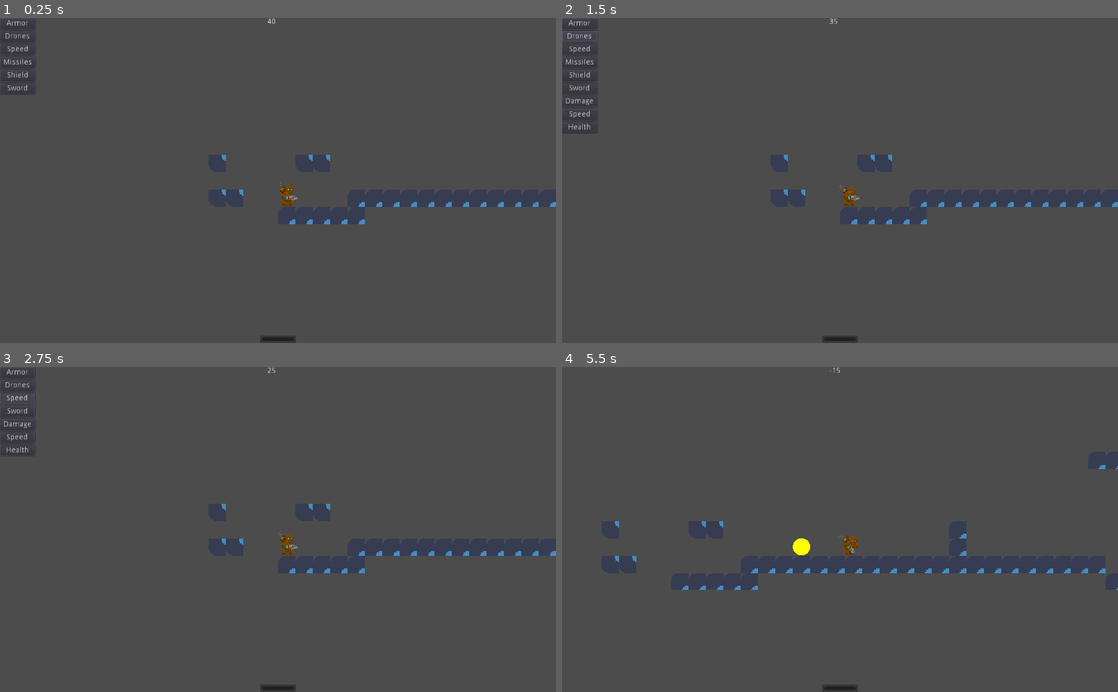
Above: before the commit, frames 1-4 (two rows, left to right).
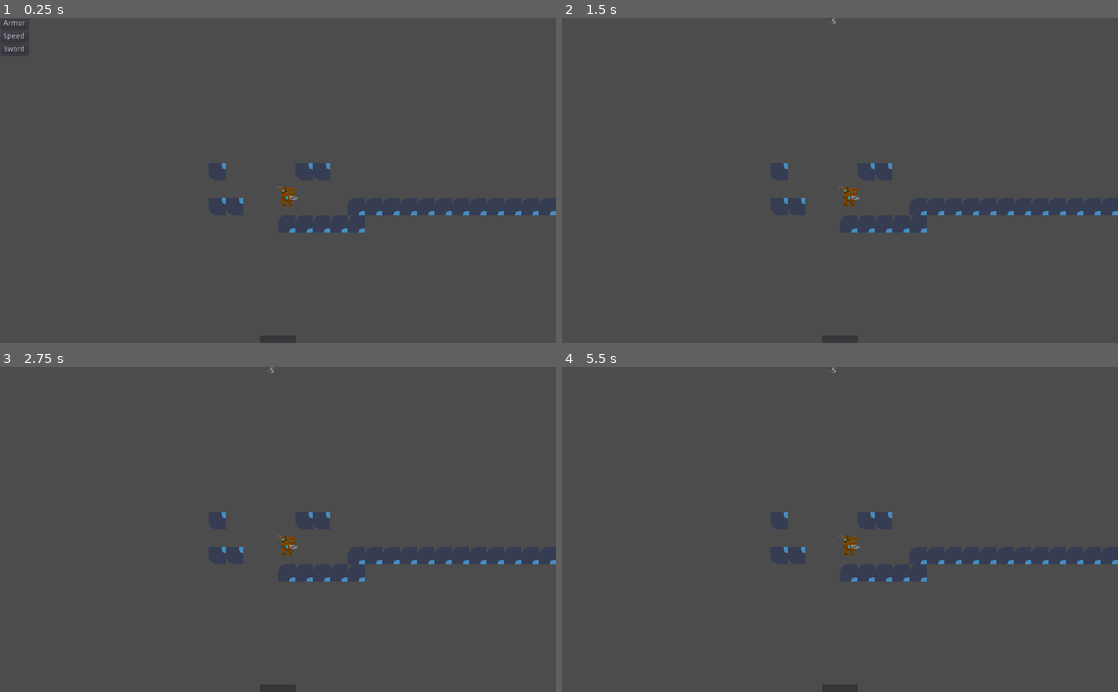
Above: after the commit, the same moments.

Repository: the-alex-g/Gears
Game: Godot game, scene res://Main/Main.tscn
Same seed, same stepped clock (60 frames per second), same inputs: the game is played once before the commit and once after it. The engine's default icon, where the game draws it, is replaced by a stand-in: a white triangle on a blue panel in a dark square.
Inputs (mouse positions are in pixels of both pictures, inside the frame that each line leads up to):
- Up to frame 1 (0.25 s): no input
- Up to frame 2 (1.5 s): click "Armor" at 0.5 s; click (578, 37) at 1.25 s, where only the run before the commit has a clickable "Drones"
- Up to frame 3 (2.75 s): click (16, 399) at 2 s, where only the run before the commit has a clickable "Speed"
- Up to frame 4 (5.5 s): click (578, 412) at 2.75 s, where only the run before the commit has a clickable "Sword"; click (584, 425) at 3.5 s, where only the run before the commit has a clickable "Damage"; tap Enter at 4.25 s; hold D (right) from 4.28 s (still down); tap Q (melee) at 4.35, 5.3 s; tap Space (jump) at 4.52, 5, 5.27 s; tap R (deploy_drones) at 5.1 s

The runs differ from the first frame. In frame 1, 0.9% of the frame differs, in the area x 0-100%, y 0-100%; in frame 2, 1.0%; in frame 3, 0.9%; in frame 4, 0.9%.
Error after the commit: Parse Error: Can't preload resource at path: res://Robot/Drone/Drone.tscn (res://Robot/Robot.gd:76)

Commit message:
Add animations for drone and enemy
Enemy does not seem to be working quite right

Diff:
--- a/project/Enemy/Enemy.gd
+++ b/project/Enemy/Enemy.gd
@@ -14,6 +14,7 @@
 
 onready var _turn_detector = $"%TurnDetector" as RayCast2D
 onready var _player_detection_area_collision = $PlayerDetectionArea/CollisionShape2D as CollisionShape2D
+onready var _center_point = $"%CenterPoint" as Position2D
 
 
 func _ready():
@@ -124,15 +125,11 @@
 
 
 func _update_target_reachable()->void:
-	var intersection := get_world_2d().direct_space_state.intersect_ray(get_global_position(), _target.global_position, [self])
+	var intersection := get_world_2d().direct_space_state.intersect_ray(_center_point.global_position, _target.get_global_position(), [self])
 	if intersection.size() > 0:
 		_is_target_reachable = intersection.collider == _target
 	else:
 		_is_target_reachable = false
-
-
-func _draw()->void:
-	draw_circle(Vector2.ONE * 16, 16, Color.greenyellow)
 
 
 func _on_PlayerDetectionArea_body_entered(body:PhysicsBody2D)->void:
--- a/project/Enemy/Enemy.tscn
+++ b/project/Enemy/Enemy.tscn
@@ -6,7 +6,7 @@
 [ext_resource path="res://Player/Launcher.png" type="Texture" id=4]
 
 [sub_resource type="CircleShape2D" id=1]
-radius = 16.0
+radius = 8.0
 
 [sub_resource type="AtlasTexture" id=17]
 atlas = ExtResource( 3 )
@@ -200,10 +200,10 @@
 } ]
 
 [sub_resource type="RectangleShape2D" id=2]
-extents = Vector2( 16, 16 )
+extents = Vector2( 8, 8 )
 
 [sub_resource type="RectangleShape2D" id=3]
-extents = Vector2( 128, 32 )
+extents = Vector2( 128, 12 )
 
 [node name="Enemy" type="KinematicBody2D"]
 collision_layer = 4
@@ -211,11 +211,16 @@
 script = ExtResource( 1 )
 
 [node name="CollisionShape2D" type="CollisionShape2D" parent="."]
-position = Vector2( 16, 16 )
+position = Vector2( 8, 16 )
 shape = SubResource( 1 )
 
+[node name="CenterPoint" type="Position2D" parent="."]
+unique_name_in_owner = true
+position = Vector2( 8, 16 )
+
 [node name="Body" type="Node2D" parent="."]
 unique_name_in_owner = true
+position = Vector2( 8, 8 )
 
 [node name="LeftArm" type="AnimatedSprite" parent="Body"]
 unique_name_in_owner = true
@@ -241,11 +246,11 @@
 
 [node name="TurnDetector" type="RayCast2D" parent="Body"]
 unique_name_in_owner = true
-position = Vector2( -1, 16 )
+position = Vector2( 9, 9 )
 rotation = 3.14159
 scale = Vector2( 1, -1 )
 enabled = true
-cast_to = Vector2( 0, 17 )
+cast_to = Vector2( 0, 8 )
 
 [node name="AttackArea" type="Area2D" parent="Body"]
 unique_name_in_owner = true
@@ -256,7 +261,7 @@
 monitorable = false
 
 [node name="CollisionPolygon2D" type="CollisionShape2D" parent="Body/AttackArea"]
-position = Vector2( 16, 16 )
+position = Vector2( -16, 8 )
 shape = SubResource( 2 )
 
 [node name="FiringPoint" type="Position2D" parent="Body"]
@@ -267,10 +272,10 @@
 
 [node name="PlayerDetectionArea" type="Area2D" parent="."]
 collision_layer = 0
-collision_mask = 18
+collision_mask = 2
 
 [node name="CollisionShape2D" type="CollisionShape2D" parent="PlayerDetectionArea"]
-position = Vector2( 16, 0 )
+position = Vector2( 8, 12 )
 shape = SubResource( 3 )
 
 [node name="MeleeCooldownTimer" type="Timer" parent="."]
--- a/project/Main/Main.tscn
+++ b/project/Main/Main.tscn
@@ -40,7 +40,7 @@
 cell_size = Vector2( 16, 16 )
 collision_mask = 0
 format = 1
-tile_data = PoolIntArray( -327676, 0, 0, -327675, 0, 0, -327 …(133 unchanged characters)… -1073741824, 0, -4, 0, 0, 65532, 0, 0, 10, 0, 0, 11, 0, 0, 131048, -1073741824, 0, 131049, -10737418 …(632 unchanged characters)…
+tile_data = PoolIntArray( -327676, 0, 0, -327675, 0, 0, -327 …(133 unchanged characters)… -1073741824, 0, -4, 0, 0, 65532, 0, 0, 131048, -1073741824, 0, 131049, -10737418 …(632 unchanged characters)…
 
 [node name="Enemies" type="Node2D" parent="."]
 
--- a/project/Player/Player.gd
+++ b/project/Player/Player.gd
@@ -12,6 +12,10 @@
 func _ready()->void:
 	_sword.equipped = true
 	_ranged.equipped = true
+
+
+func get_global_position()->Vector2:
+	return $CenterPoint.global_position
 
 
 func _physics_process(_delta:float)->void:
--- a/project/Player/Player.tscn
+++ b/project/Player/Player.tscn
@@ -260,3 +260,6 @@
 [node name="RangedCooldownTimer" type="Timer" parent="."]
 
 [node name="DroneDeployTimer" type="Timer" parent="."]
+
+[node name="CenterPoint" type="Position2D" parent="."]
+position = Vector2( 8, 16 )
--- a/project/Robot/Ammo/Ammo.tscn
+++ b/project/Robot/Ammo/Ammo.tscn
@@ -57,5 +57,4 @@
 [node name="AnimatedSprite" type="AnimatedSprite" parent="."]
 frames = SubResource( 10 )
 animation = "Bomb"
-frame = 4
 playing = true
--- a/project/Robot/Drone/Drone.gd
+++ b/project/Robot/Drone/Drone.gd
@@ -5,13 +5,13 @@
 
 const COOLDOWN_TIME := 1
 const MAX_DISTANCE_FROM_OWNER := 50
-const TERMINATION_DISTANCE := 400
+const TERMINATION_DISTANCE := 200
 
 var good : bool setget _set_good
 var drone_owner : KinematicBody2D
 var damage : int
 var health : int
-var speed := 200
+var speed := 150
 var direction := 1
 var _is_target_in_range := false
 var _is_target_reachable := false
@@ -20,7 +20,7 @@
 
 onready var _attack_area = $"%AttackArea" as Area2D
 onready var _detection_area = $"%DetectionArea" as Area2D
-onready var _sprite = $"%Sprite" as Sprite
+onready var _sprite = $"%Sprite" as AnimatedSprite
 onready var _turn_detector = $"%TurnDetector" as RayCast2D
 onready var _cooldown_timer = $CooldownTimer as Timer
 
@@ -97,7 +97,14 @@
 	if health <= 0:
 		if send_signal:
 			emit_signal("destroyed")
+		var explosion = preload("res://Explosion/Explosion.tscn").instance() as AnimatedSprite
+		explosion.position = get_global_position()
+		get_parent().add_child(explosion)
 		queue_free()
+
+
+func get_global_position()->Vector2:
+	return $CenterPoint.global_position
 
 
 func _on_AttackArea_body_entered(_body:PhysicsBody2D)->void:
@@ -150,7 +157,3 @@
 		if not value.is_connected("destroyed", self, "_on_target_destroyed"):
 			value.connect("destroyed", self, "_on_target_destroyed", [], CONNECT_ONESHOT)
 	_target = value
-
-
-func _draw()->void:
-	draw_circle(_sprite.position, 8, Color.yellow)
--- a/project/Robot/Drone/Drone.tscn
+++ b/project/Robot/Drone/Drone.tscn
@@ -1,27 +1,64 @@
-[gd_scene load_steps=5 format=2]
+[gd_scene load_steps=13 format=2]
 
 [ext_resource path="res://Robot/Drone/Drone.gd" type="Script" id=1]
+[ext_resource path="res://Robot/Drone/Drone.png" type="Texture" id=2]
 
 [sub_resource type="CircleShape2D" id=1]
-radius = 8.0
+radius = 4.0
+
+[sub_resource type="AtlasTexture" id=5]
+atlas = ExtResource( 2 )
+region = Rect2( 0, 0, 8, 8 )
+
+[sub_resource type="AtlasTexture" id=6]
+atlas = ExtResource( 2 )
+region = Rect2( 8, 0, 8, 8 )
+
+[sub_resource type="AtlasTexture" id=7]
+atlas = ExtResource( 2 )
+region = Rect2( 0, 8, 8, 8 )
+
+[sub_resource type="AtlasTexture" id=8]
+atlas = ExtResource( 2 )
+region = Rect2( 8, 8, 8, 8 )
+
+[sub_resource type="AtlasTexture" id=9]
+atlas = ExtResource( 2 )
+region = Rect2( 0, 16, 8, 8 )
+
+[sub_resource type="AtlasTexture" id=10]
+atlas = ExtResource( 2 )
+region = Rect2( 8, 16, 8, 8 )
+
+[sub_resource type="SpriteFrames" id=4]
+animations = [ {
+"frames": [ SubResource( 5 ), SubResource( 6 ), SubResource( 7 ), SubResource( 8 ), SubResource( 9 ), SubResource( 10 ) ],
+"loop": true,
+"name": "Run",
+"speed": 5.0
+} ]
 
 [sub_resource type="RectangleShape2D" id=2]
-extents = Vector2( 8, 8 )
+extents = Vector2( 4, 4 )
 
 [sub_resource type="RectangleShape2D" id=3]
-extents = Vector2( 144, 16 )
+extents = Vector2( 144, 8 )
 
 [node name="Drone" type="KinematicBody2D"]
 collision_layer = 16
 script = ExtResource( 1 )
 
 [node name="CollisionShape2D" type="CollisionShape2D" parent="."]
-position = Vector2( 16, 24 )
+position = Vector2( 8, 16 )
 shape = SubResource( 1 )
 
-[node name="Sprite" type="Sprite" parent="."]
+[node name="Sprite" type="AnimatedSprite" parent="."]
 unique_name_in_owner = true
-position = Vector2( 16, 24 )
+position = Vector2( 8, 16 )
+frames = SubResource( 4 )
+animation = "Run"
+frame = 2
+playing = true
 
 [node name="AttackArea" type="Area2D" parent="Sprite"]
 unique_name_in_owner = true
@@ -30,14 +67,14 @@
 monitorable = false
 
 [node name="CollisionPolygon2D" type="CollisionShape2D" parent="Sprite/AttackArea"]
-position = Vector2( 16, 0 )
+position = Vector2( 8, 0 )
 shape = SubResource( 2 )
 
 [node name="TurnDetector" type="RayCast2D" parent="Sprite"]
 unique_name_in_owner = true
-position = Vector2( 9, 8 )
+position = Vector2( 5, 0 )
 enabled = true
-cast_to = Vector2( 0, 10 )
+cast_to = Vector2( 0, 5 )
 
 [node name="CooldownTimer" type="Timer" parent="."]
 
@@ -47,8 +84,11 @@
 collision_mask = 0
 
 [node name="CollisionShape2D" type="CollisionShape2D" parent="DetectionArea"]
-position = Vector2( 16, 16 )
+position = Vector2( 8, 12 )
 shape = SubResource( 3 )
+
+[node name="CenterPoint" type="Position2D" parent="."]
+position = Vector2( 8, 16 )
 
 [connection signal="body_entered" from="Sprite/AttackArea" to="." method="_on_AttackArea_body_entered"]
 [connection signal="body_exited" from="Sprite/AttackArea" to="." method="_on_AttackArea_body_exited"]
--- a/project/Robot/Robot.gd
+++ b/project/Robot/Robot.gd
@@ -20,7 +20,7 @@
 var _shield := System.new()
 var _ranged := System.new(2)
 var _drones := System.new(3)
-var _horizontal_speed := 200
+var _horizontal_speed := 150
 var _direction := 1
 var _can_attack_melee := true
 var _can_attack_ranged := true
